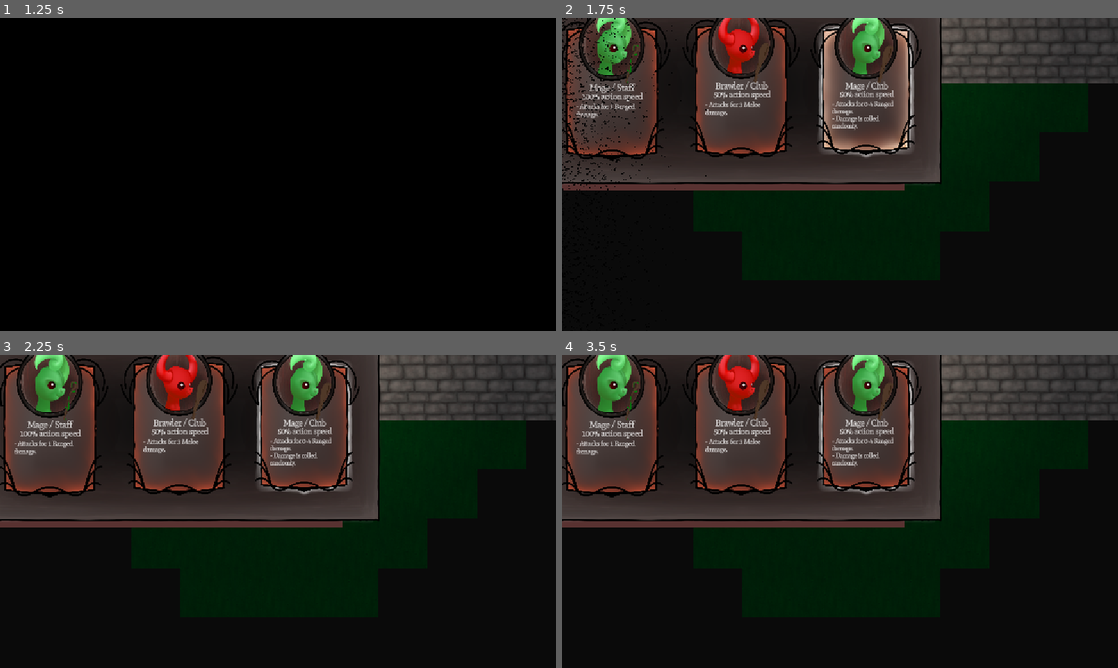
Above: before the commit, frames 1-4 (two rows, left to right).
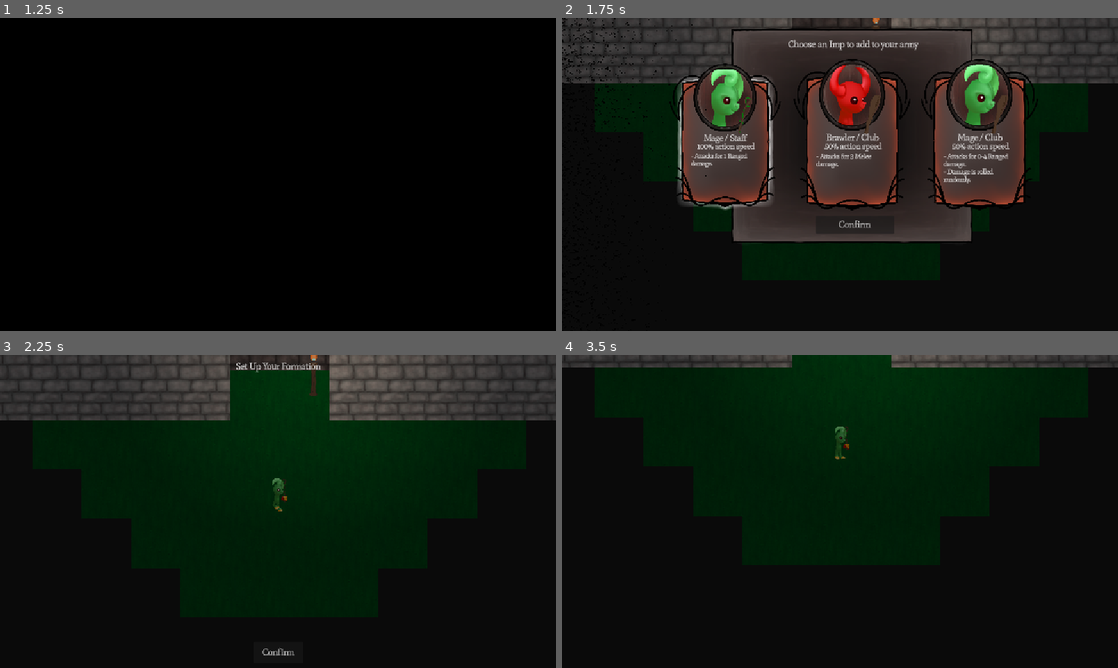
Above: after the commit, the same moments.

Repository: HoneyPony/impish-descent-future
Game: Godot game, scene res://MainMenu.tscn
Two runs of this game, one before a commit and one after it. Both use one fixed random seed, a clock stepped at 60 frames per second and the inputs below.
Inputs (mouse positions are in pixels of both pictures, inside the frame that each line leads up to):
- Up to frame 1 (1.25 s): click "Play" at 0.5 s
- Up to frame 2 (1.75 s): click (867, 58) at 1.25 s, where only the run before the commit has a clickable "Choose"
- Up to frame 3 (2.25 s): click "Confirm" at 2 s
- Up to frame 4 (3.5 s): click "Confirm" at 2.75 s

Frame 1 is identical in both runs. In frame 2, 40% of the frame differs, in the area x 0-86%, y 0-72%; in frame 3, 32%; in frame 4, 39%.

Commit message:
Basic new upgrade menu -- Still need relics, double imp

Diff:
--- a/enemies/simple_ghost.gd
+++ b/enemies/simple_ghost.gd
@@ -69,8 +69,8 @@
 	velocity = vel_dir * 32
 
 	# weird hack for rotation
-	if abs(vel_dir.dot(Vector2.UP)) < 0.4:
-		anim.scale.x = abs(anim.scale.x) * sign(velocity.x)
+	#if abs(vel_dir.dot(Vector2.UP)) < 0.4:
+		#anim.scale.x = abs(anim.scale.x) * sign(velocity.x)
 
 	move_and_slide()
 	handle_simple_projectile(delta)
--- a/enemies/simple_ghost_anim.tscn
+++ b/enemies/simple_ghost_anim.tscn
@@ -353,7 +353,7 @@
 [node name="tail" type="Bone2D" parent="skeleton/root"]
 position = Vector2(-7, 13.308)
 rotation = 0.286422
-scale = Vector2(0.999999, 0.999999)
+scale = Vector2(1, 1)
 rest = Transform2D(1, 0, 0, 1, -7, 10)
 
 [node name="tail" type="Bone2D" parent="skeleton/root/tail"]
@@ -364,7 +364,7 @@
 
 [node name="tail" type="Bone2D" parent="skeleton/root/tail/tail"]
 position = Vector2(15, 36)
-scale = Vector2(0.999999, 0.999999)
+scale = Vector2(1, 1)
 rest = Transform2D(1, 0, 0, 1, 15, 36)
 
 [node name="tail" type="Bone2D" parent="skeleton/root/tail/tail/tail"]
--- a/level_base.tscn
+++ b/level_base.tscn
@@ -54,6 +54,16 @@
 [node name="UpgradeMenu" parent="UpgradeMenu/Control" instance=ExtResource("6_fdc3t")]
 layout_mode = 0
 anchors_preset = 0
+anchor_left = 0.0
+anchor_top = 0.0
+anchor_right = 0.0
+anchor_bottom = 0.0
+offset_left = 252.0
+offset_top = 53.0
+offset_right = 960.0
+offset_bottom = 410.0
+grow_horizontal = 1
+grow_vertical = 1
 
 [node name="FormationMenu" type="Control" parent="UpgradeMenu/Control"]
 unique_name_in_owner = true
--- a/levels/level1.tscn
+++ b/levels/level1.tscn
@@ -12,18 +12,11 @@
 [node name="Walls" parent="." index="3"]
 tile_map_data = PackedByteArray("AAD2//z/AAAAAAAAAAD2//3/AAAAAAAAAAD2//7/AAAAAAAAAAD2////AAAAAAAAAAD1////AAAAAAAAAAD1/w …(4336 unchanged characters)…
 
-[node name="UpgradeMenu" parent="UpgradeMenu/Control" index="0" node_paths=PackedStringArray("double_upgrade_child")]
-anchor_left = 0.0
-anchor_top = 0.0
-anchor_right = 0.0
-anchor_bottom = 0.0
-offset_left = 0.0
-offset_top = 0.0
-offset_right = 708.0
-offset_bottom = 357.0
-grow_horizontal = 1
-grow_vertical = 1
-double_upgrade_child = NodePath("")
+[node name="UpgradeMenu" parent="UpgradeMenu/Control" index="0"]
+offset_left = 255.0
+offset_top = 16.0
+offset_right = 963.0
+offset_bottom = 373.0
 
 [node name="ImpStartPos" parent="." index="6"]
 position = Vector2(-3, 1134)
--- a/levels/level2.tscn
+++ b/levels/level2.tscn
@@ -1,10 +1,8 @@
-[gd_scene load_steps=5 format=4 uid="uid://urdvhaaor57j"]
+[gd_scene load_steps=4 format=4 uid="uid://urdvhaaor57j"]
 
 [ext_resource type="PackedScene" uid="uid://b7h6g17gdadaw" path="res://level_base.tscn" id="1_3aihe"]
 [ext_resource type="PackedScene" uid="uid://bwbn040oj10n2" path="res://decoration/torch.tscn" id="2_5eay2"]
 [ext_resource type="PackedScene" uid="uid://rl585tjhmod7" path="res://enemies/simple_ghost.tscn" id="3_t8tpr"]
-
-[sub_resource type="ButtonGroup" id="ButtonGroup_xvmmf"]
 
 [node name="Level" instance=ExtResource("1_3aihe")]
 
@@ -13,9 +11,6 @@
 
 [node name="Walls" parent="." index="3"]
 tile_map_data = PackedByteArray("AAD8/wYABAAAAAAAAAD9/wYABAAAAAAAAAD+/wYABAAAAAAAAAD//wYABAAAAAAAAAAEAAYABAAAAAAAAAAFAA …(5696 unchanged characters)…
-
-[node name="Button" parent="UpgradeMenu/Control/UpgradeMenu/Relics/NoRelic" index="1"]
-button_group = SubResource("ButtonGroup_xvmmf")
 
 [node name="ImpStartPos" parent="." index="6"]
 position = Vector2(281, 503)
--- a/levels/level3.tscn
+++ b/levels/level3.tscn
@@ -1,11 +1,9 @@
-[gd_scene load_steps=6 format=4 uid="uid://cmyqhv43ip1re"]
+[gd_scene load_steps=5 format=4 uid="uid://cmyqhv43ip1re"]
 
 [ext_resource type="PackedScene" uid="uid://b7h6g17gdadaw" path="res://level_base.tscn" id="1_8lvn8"]
 [ext_resource type="PackedScene" uid="uid://cg7yjl75y7x12" path="res://enemies/rotate_ghost.tscn" id="2_mv4wi"]
 [ext_resource type="PackedScene" uid="uid://rl585tjhmod7" path="res://enemies/simple_ghost.tscn" id="3_y4tnq"]
 [ext_resource type="PackedScene" uid="uid://bwbn040oj10n2" path="res://decoration/torch.tscn" id="4_30gtr"]
-
-[sub_resource type="ButtonGroup" id="ButtonGroup_203jw"]
 
 [node name="Level" instance=ExtResource("1_8lvn8")]
 
@@ -14,9 +12,6 @@
 
 [node name="Walls" parent="." index="3"]
 tile_map_data = PackedByteArray("AAAJAPr/AAAAAAAAAAAJAPn/AAAAAAAAAAAKAPn/AAAAAAAAAAAKAPr/AAAAAAAAAAD4//j/BAAAAAAAAAD5// …(3536 unchanged characters)…
-
-[node name="Button" parent="UpgradeMenu/Control/UpgradeMenu/Relics/NoRelic" index="1"]
-button_group = SubResource("ButtonGroup_203jw")
 
 [node name="ImpStartPos" parent="." index="6"]
 position = Vector2(2, 322)
--- a/levels/level5.tscn
+++ b/levels/level5.tscn
@@ -1,11 +1,9 @@
-[gd_scene load_steps=6 format=4 uid="uid://c8oysabfscn0v"]
+[gd_scene load_steps=5 format=4 uid="uid://c8oysabfscn0v"]
 
 [ext_resource type="PackedScene" uid="uid://b7h6g17gdadaw" path="res://level_base.tscn" id="1_mipgy"]
 [ext_resource type="PackedScene" uid="uid://bo3i8bnp1hb3u" path="res://enemies/simple_ghost_big.tscn" id="2_lh5va"]
 [ext_resource type="PackedScene" uid="uid://cg7yjl75y7x12" path="res://enemies/rotate_ghost.tscn" id="3_o0hco"]
 [ext_resource type="PackedScene" uid="uid://bwbn040oj10n2" path="res://decoration/torch.tscn" id="4_p3ilv"]
-
-[sub_resource type="ButtonGroup" id="ButtonGroup_16qce"]
 
 [node name="Level" instance=ExtResource("1_mipgy")]
 
@@ -14,9 +12,6 @@
 
 [node name="Walls" parent="." index="3"]
 tile_map_data = PackedByteArray("AAD4//j/AAAAAAAAAAD5//j/AAAAAAAAAAD6//j/AAAAAAAAAAD7//j/AAAAAAAAAAD8//j/AAAAAAAAAAD9// …(4880 unchanged characters)…
-
-[node name="Button" parent="UpgradeMenu/Control/UpgradeMenu/Relics/NoRelic" index="1"]
-button_group = SubResource("ButtonGroup_16qce")
 
 [node name="ImpStartPos" parent="." index="6"]
 position = Vector2(-1, 317)
--- a/levels/level6.tscn
+++ b/levels/level6.tscn
@@ -1,11 +1,9 @@
-[gd_scene load_steps=6 format=4 uid="uid://dnqxjftrga7kd"]
+[gd_scene load_steps=5 format=4 uid="uid://dnqxjftrga7kd"]
 
 [ext_resource type="PackedScene" uid="uid://b7h6g17gdadaw" path="res://level_base.tscn" id="1_1ju4a"]
 [ext_resource type="PackedScene" uid="uid://bo3i8bnp1hb3u" path="res://enemies/simple_ghost_big.tscn" id="2_lgf4c"]
 [ext_resource type="PackedScene" uid="uid://rl585tjhmod7" path="res://enemies/simple_ghost.tscn" id="3_ijsmi"]
 [ext_resource type="PackedScene" uid="uid://bwbn040oj10n2" path="res://decoration/torch.tscn" id="4_7lr4x"]
-
-[sub_resource type="ButtonGroup" id="ButtonGroup_2gsal"]
 
 [node name="Level" instance=ExtResource("1_1ju4a")]
 
@@ -14,9 +12,6 @@
 
 [node name="Walls" parent="." index="3"]
 tile_map_data = PackedByteArray("AAD1//v/BAAAAAAAAAD1////BAAAAAAAAAD1/wAABAAAAAAAAAD1/wEABAAAAAAAAAD1/wIABAAAAAAAAAD1/w …(2736 unchanged characters)…
-
-[node name="Button" parent="UpgradeMenu/Control/UpgradeMenu/Relics/NoRelic" index="1"]
-button_group = SubResource("ButtonGroup_2gsal")
 
 [node name="SimpleGhost" parent="." index="7" instance=ExtResource("2_lgf4c")]
 position = Vector2(313, -322)
--- a/players/player.gd
+++ b/players/player.gd
@@ -164,7 +164,7 @@
 # Computes intrinsic class-based properties before we get to the effects of
 # relics.
 func compute_basic_properties():
-	action_speed = compute_action_speed(current_class, current_item)
+	action_speed = compute_action_speed(current_class, current_item).x
 
 	if GS.relic_daggers_150_speed and current_item == GS.Item.Dagger:
 		# Also change the cooldown.
--- a/players/player_anim.tscn
+++ b/players/player_anim.tscn
@@ -453,7 +453,7 @@
 [node name="ik_r" type="Bone2D" parent="Node2D/Skeleton2D"]
 position = Vector2(5, -32)
 rotation = -0.21276
-scale = Vector2(0.999837, 0.999837)
+scale = Vector2(0.999836, 0.999836)
 rest = Transform2D(1, 0, 0, 1, 5, -32)
 
 [node name="AnimationPlayer" type="AnimationPlayer" parent="."]
--- a/ui/cards/card.gd
+++ b/ui/cards/card.gd
@@ -78,6 +78,6 @@
 func _ready() -> void:
 	%Card.gui_input.connect(func(event: InputEvent) -> void:
 		if event is InputEventMouseButton:
-			if event.pressed:
+			if event.pressed and event.button_index == MOUSE_BUTTON_LEFT:
 				select_self()
 	)
--- a/ui/reward_ui.gd
+++ b/ui/reward_ui.gd
@@ -1,10 +1,4 @@
-extends ColorRect
-
-@onready var rows = [
-	$ImpSelectRow,
-	$ImpSelectRow2,
-	$ImpSelectRow3
-]
+extends Control
 
 @onready var cards := [
 	%Card1,
@@ -18,7 +12,6 @@
 	$Relics/NoRelic
 ]
 
-var current_new_imp = 0
 var current_new_relic = 0
 
 ## Which of the main row of cards will be picked.
@@ -33,10 +26,6 @@
 func unselect_main_cards() -> void:
 	for card in cards:
 		card.selected = false
-
-func unselect_imps():
-	for row in rows:
-		row.unselect()
 
 func unselect_relics():
 	for row in relic_rows:
@@ -66,10 +55,8 @@
 		imps.push_back(sample_imp(true))
 
 	for i in range(0, 3):
-		rows[i].setup(GS.valid_imps[imps[i]], imps[i])
 		cards[i].setup_as_imp(GS.valid_imps[imps[i]], imps[i])
 
-	rows[0].select_this()
 	cards[0].select_self()
 
 	if relic:
@@ -132,10 +119,18 @@
 	if double_upgrade != null:
 		double_upgrade.get_node("ImpTitle").text = "Choose two Imps to add to your army"
 
+func _earn_reward(card: UpgradeCard) -> void:
+	if card == null:
+		return
+	if card.kind == UpgradeCard.RewardKind.IMP:
+		GS.current_army.push_back(card.id)
+
 # This is basically the entry point into the gameplay for now.
 func _on_confirm_button_pressed():
 	hide()
-	GS.current_army.push_back(current_new_imp)
+
+	_earn_reward(current_main_card)
+
 	if do_choose_relic and current_new_relic >= 0:
 		GS.accept_relic(current_new_relic)
 
--- a/ui/upgrade_menu.tscn
+++ b/ui/upgrade_menu.tscn
@@ -1,14 +1,11 @@
-[gd_scene load_steps=10 format=3 uid="uid://xx44173k4hig"]
+[gd_scene load_steps=9 format=3 uid="uid://xx44173k4hig"]
 
 [ext_resource type="Script" uid="uid://yr0b2ntqtqs3" path="res://ui/reward_ui.gd" id="1_0gvwy"]
-[ext_resource type="PackedScene" uid="uid://dv7eaeqintp14" path="res://ui/imp_select_row.tscn" id="2_1l4xg"]
 [ext_resource type="PackedScene" uid="uid://bsyfpp8d5s708" path="res://ui/relic_select_row.tscn" id="3_wl8nm"]
 [ext_resource type="Theme" uid="uid://bmach4nts3c8n" path="res://ui/rewards_menu_theme.tres" id="4_sf0oj"]
 [ext_resource type="Script" uid="uid://csbordnjwk72b" path="res://ui/relic_select_row.gd" id="5_m2nq5"]
 [ext_resource type="Texture2D" uid="uid://bwp1t744i5mcq" path="res://ui/panel_graygray.png" id="6_wl8nm"]
 [ext_resource type="PackedScene" uid="uid://c530bsw0pmjhi" path="res://ui/cards/card.tscn" id="7_sf0oj"]
-
-[sub_resource type="ButtonGroup" id="ButtonGroup_mprjm"]
 
 [sub_resource type="StyleBoxTexture" id="StyleBoxTexture_m2nq5"]
 texture = ExtResource("6_wl8nm")
@@ -17,7 +14,10 @@
 texture_margin_right = 100.0
 texture_margin_bottom = 100.0
 
-[node name="UpgradeMenu" type="ColorRect"]
+[sub_resource type="ButtonGroup" id="ButtonGroup_mprjm"]
+
+[node name="UpgradeMenu" type="Control"]
+layout_mode = 3
 anchors_preset = 8
 anchor_left = 0.5
 anchor_top = 0.5
@@ -30,8 +30,28 @@
 grow_horizontal = 2
 grow_vertical = 2
 theme = ExtResource("4_sf0oj")
-color = Color(0.348043, 0.196363, 0.191862, 1)
 script = ExtResource("1_0gvwy")
+
+[node name="Panel" type="Panel" parent="."]
+layout_mode = 0
+offset_left = 88.0
+offset_top = -1.0
+offset_right = 1116.0
+offset_bottom = 913.0
+scale = Vector2(0.5, 0.5)
+theme_override_styles/panel = SubResource("StyleBoxTexture_m2nq5")
+
+[node name="ImpTitle" type="Label" parent="."]
+layout_mode = 1
+anchors_preset = 5
+anchor_left = 0.5
+anchor_right = 0.5
+offset_left = -141.0
+offset_top = 27.0
+offset_right = 132.0
+offset_bottom = 50.0
+grow_horizontal = 2
+text = "Choose an Imp to add to your army"
 
 [node name="ConfirmButton" type="Button" parent="."]
 layout_mode = 1
@@ -40,48 +60,16 @@
 anchor_top = 1.0
 anchor_right = 0.5
 anchor_bottom = 1.0
-offset_left = -81.5
-offset_top = -50.0
-offset_right = 81.5
-offset_bottom = -13.0
+offset_left = -84.0
+offset_top = 36.0
+offset_right = 79.0
+offset_bottom = 73.0
 grow_horizontal = 2
 grow_vertical = 0
 text = "Confirm"
 
-[node name="ImpSelectRow" parent="." instance=ExtResource("2_1l4xg")]
-layout_mode = 1
-anchors_preset = 5
-anchor_left = 0.5
-anchor_right = 0.5
-offset_left = -341.5
-offset_top = 44.0
-offset_right = 341.5
-offset_bottom = 126.0
-grow_horizontal = 2
-
-[node name="ImpSelectRow2" parent="." instance=ExtResource("2_1l4xg")]
-layout_mode = 1
-anchors_preset = 5
-anchor_left = 0.5
-anchor_right = 0.5
-offset_left = -341.5
-offset_top = 130.0
-offset_right = 341.5
-offset_bottom = 212.0
-grow_horizontal = 2
-
-[node name="ImpSelectRow3" parent="." instance=ExtResource("2_1l4xg")]
-layout_mode = 1
-anchors_preset = 5
-anchor_left = 0.5
-anchor_right = 0.5
-offset_left = -341.5
-offset_top = 216.0
-offset_right = 341.5
-offset_bottom = 298.0
-grow_horizontal = 2
-
 [node name="Relics" type="ColorRect" parent="."]
+visible = false
 layout_mode = 1
 anchors_preset = 7
 anchor_left = 0.5
@@ -177,38 +165,17 @@
 grow_vertical = 0
 text = "Confirm"
 
-[node name="Panel" type="Panel" parent="."]
-layout_mode = 0
-offset_left = -47.0
-offset_top = -62.0
-offset_right = 1633.0
-offset_bottom = 762.0
-scale = Vector2(0.5, 0.5)
-theme_override_styles/panel = SubResource("StyleBoxTexture_m2nq5")
-
-[node name="ImpTitle" type="Label" parent="."]
-layout_mode = 1
-anchors_preset = 5
-anchor_left = 0.5
-anchor_right = 0.5
-offset_left = -124.0
-offset_top = -43.0
-offset_right = 149.0
-offset_bottom = -20.0
-grow_horizontal = 2
-text = "Choose an Imp to add to your army"
-
 [node name="Card1" parent="." instance=ExtResource("7_sf0oj")]
 unique_name_in_owner = true
-position = Vector2(101, 169)
+position = Vector2(81, 256)
 
 [node name="Card2" parent="." instance=ExtResource("7_sf0oj")]
 unique_name_in_owner = true
-position = Vector2(369, 165)
+position = Vector2(344, 256)
 
 [node name="Card3" parent="." instance=ExtResource("7_sf0oj")]
 unique_name_in_owner = true
-position = Vector2(628, 164)
+position = Vector2(608, 256)
 
 [connection signal="pressed" from="ConfirmButton" to="." method="_on_confirm_button_pressed"]
 [connection signal="pressed" from="Relics/ConfirmButton2" to="." method="_on_confirm_button_pressed"]
